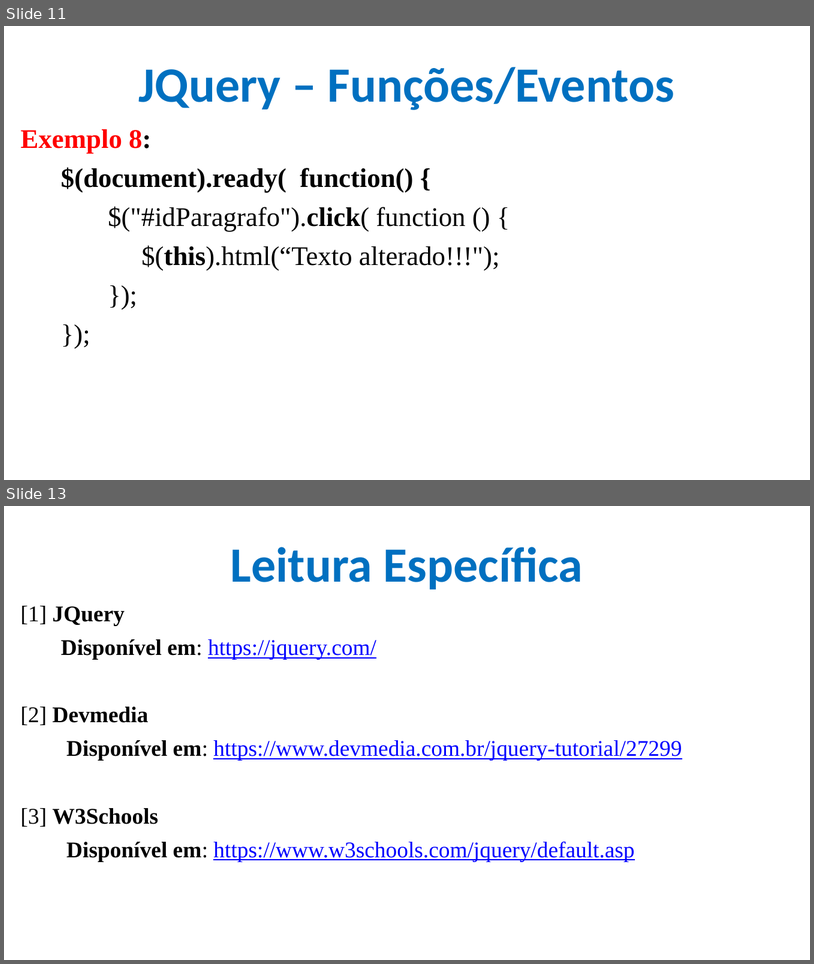
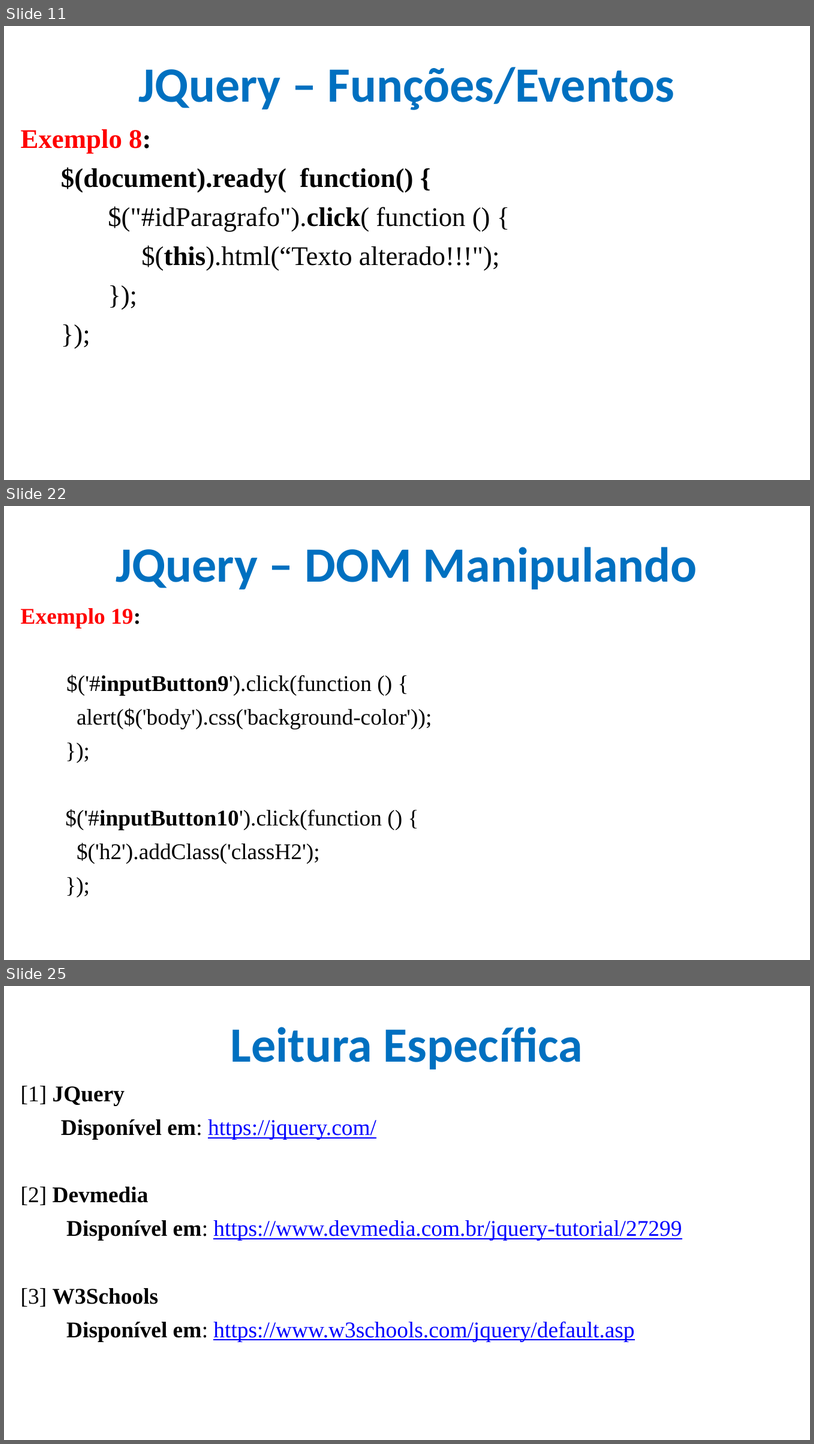
Before and after one commit to CloudEducationBrazil/WydenDesenvolvimentoWebPHP, a slide deck: 01 Classes/Aula 11 Desenvolvimento Web PHP - JQuery.pptx. Shown one above the other, each under a label of ours: slides 11 and 13 before the commit, slides 11, 22 and 25 after it; the slides between them are not shown. The pictures are 814x964 and 814x1444 pixels, drawn with LibreOffice and Linux fonts; fonts in the diff are those of the drawing; background and template pictures are left out. Boxes give left, top, right and bottom in pixels: in the first picture for what was removed or moved away, otherwise in the second. Text is boxed around its words. In the diff, an @@ line names an element or a change of style, - is before the commit and + after.

Commit message:
ppt JQuery

```diff
--- a/01 Classes/Aula 11 Desenvolvimento Web PHP - JQuery.pptx
+++ b/01 Classes/Aula 11 Desenvolvimento Web PHP - JQuery.pptx
@@ slide 22 added at (x1=4, y1=506, x2=810, y2=960), background picture (left out) @@
@@ title added at (x1=116, y1=547, x2=698, y2=589), 44 pt, text #0070C0, bold @@
+JQuery – DOM Manipulando
@@ text added at (x1=21, y1=608, x2=432, y2=863), 20 pt, text #000000 @@
+Exemplo 19:
+$('#inputButton9').click(function () {
+alert($('body').css('background-color'));
+});
+$('#inputButton10').click(function () {
+$('h2').addClass('classH2');
+});
@@ what was slide 13 is now slide 25 @@
```
Also in this commit, not shown: 2 slides changed, 11 other slides added, 7 other files.
